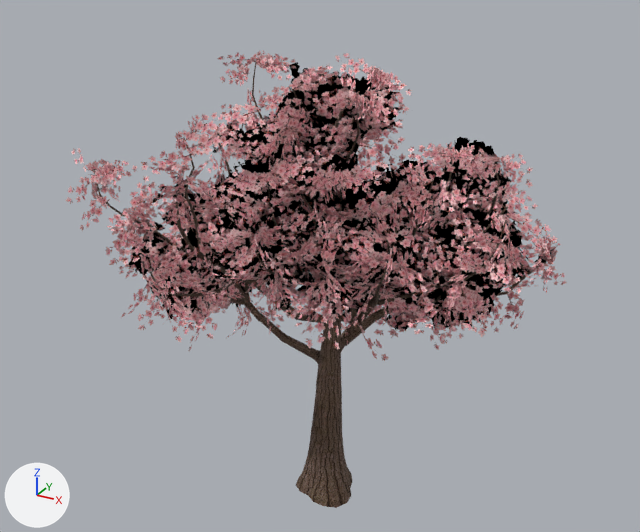
One commit to the glTF model public/models/maple_tree3.glb: the scene before it, then after it.
Camera for both pictures: a camera (50 mm lens) standing at (33.0, -61.2, 53.5) and looking at (-1.4, 1.2, 22.3). The lights are fixed; the arrows at lower left show +X, +Y and +Z. The older version comes first. Where no turn or scale is listed for an object, it has been applied to the vertices. Vertices at exactly the same position are counted once.

In view in the first picture: 'Sakura_Bark001_2K_JPG_Mat_0', 'Sakura_Sakura_Mat_0'.
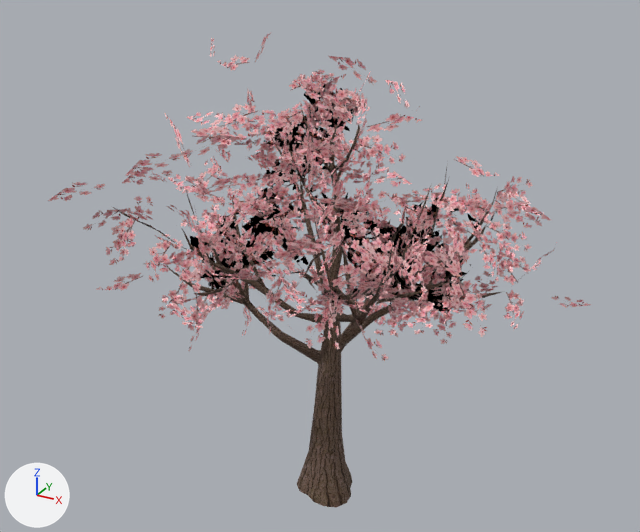
Where the change shows, as pixel boxes (x1, y1, x2, y2) in the pictures (640 x 532 px):
'Sakura_Sakura_Mat_0', reshaped (8% wider)
    before: (66, 50, 567, 361)
    after: (48, 33, 591, 361)
'Sakura_Bark001_2K_JPG_Mat_0', reshaped (9% narrower, 11% shorter)
    before: (94, 62, 546, 508)
    after: (113, 108, 523, 507)
part 2 of me_sakura_sakura_mat_0, deleted (brown)
    before: (66, 53, 567, 350)
part 3 of me_sakura_sakura_mat_0, reshaped
    before: (80, 50, 552, 334)
    after: (48, 33, 551, 326)
part 4 of me_sakura_sakura_mat_0, added
    after: (551, 296, 591, 307)

The change, as a diff of the scene's bpy script:
```diff
--- a/public/models/maple_tree3.glb.py
+++ b/public/models/maple_tree3.glb.py
@@ me_sakura_bark001_2k_jpg_mat_0 @@
 # used by ob_sakura_bark001_2k_jpg_mat_0; location = (0.0, 0.0, 0.0)
-me_sakura_bark001_2k_jpg_mat_0.from_pydata(...)  # 2942 vertices, 4847 faces; spans x -16.5..16.6, y -14.9..17.3, z 0.0..38.8
+me_sakura_bark001_2k_jpg_mat_0.from_pydata(...)  # 903 vertices, 946 faces; spans x -16.4..14.2, y -12.3..16.0, z 0.0..36.7
+# me_sakura_bark001_2k_jpg_mat_0 part 1: 44 vertices moved from x -9.0..7.7, y -8.3..13.2, z 0.0..31.7 to x -9.0..7.7, y -9.8..13.2, z 0.0..31.7; 2437 vertices removed from x -16.5..16.6, y -14.9..17.3, z 0.0..38.8; 409 vertices added at x -15.4..14.2, y -11.1..15.0, z 0.0..36.7
+# other edits to the shape of me_sakura_bark001_2k_jpg_mat_0 do not show in these pictures
 me_sakura_bark001_2k_jpg_mat_0.materials.append(mat_bark001_2k_jpg_mat)
@@ me_sakura_sakura_mat_0 @@
 # used by ob_sakura_sakura_mat_0; location = (0.0, 0.0, 0.0)
-me_sakura_sakura_mat_0.from_pydata(...)  # 4320 vertices, 2160 faces; spans x -19.6..20.7, y -18.7..21.4, z 10.6..41.7
+me_sakura_sakura_mat_0.from_pydata(...)  # 1227 vertices, 547 faces; spans x -20.0..21.7, y -18.0..22.2, z 10.6..41.4
+# me_sakura_sakura_mat_0 part 2: 739 loose pieces with 2956 vertices, spanning x -19.6..20.7, y -18.7..21.4, z 12.0..41.7, are deleted
+# me_sakura_sakura_mat_0 part 3: 1 vertex moved within x -12.8, y -11.6, z 29.8; 270 vertices removed from x -18.5..17.7, y -15.7..21.0, z 15.4..40.6; 132 vertices added at x -20.0..19.8, y -18.0..22.2, z 16.7..41.4
+# me_sakura_sakura_mat_0 part 4: 1 vertex added at x 21.7, y 11.1, z 19.9
 me_sakura_sakura_mat_0.materials.append(mat_sakura_mat)
```
